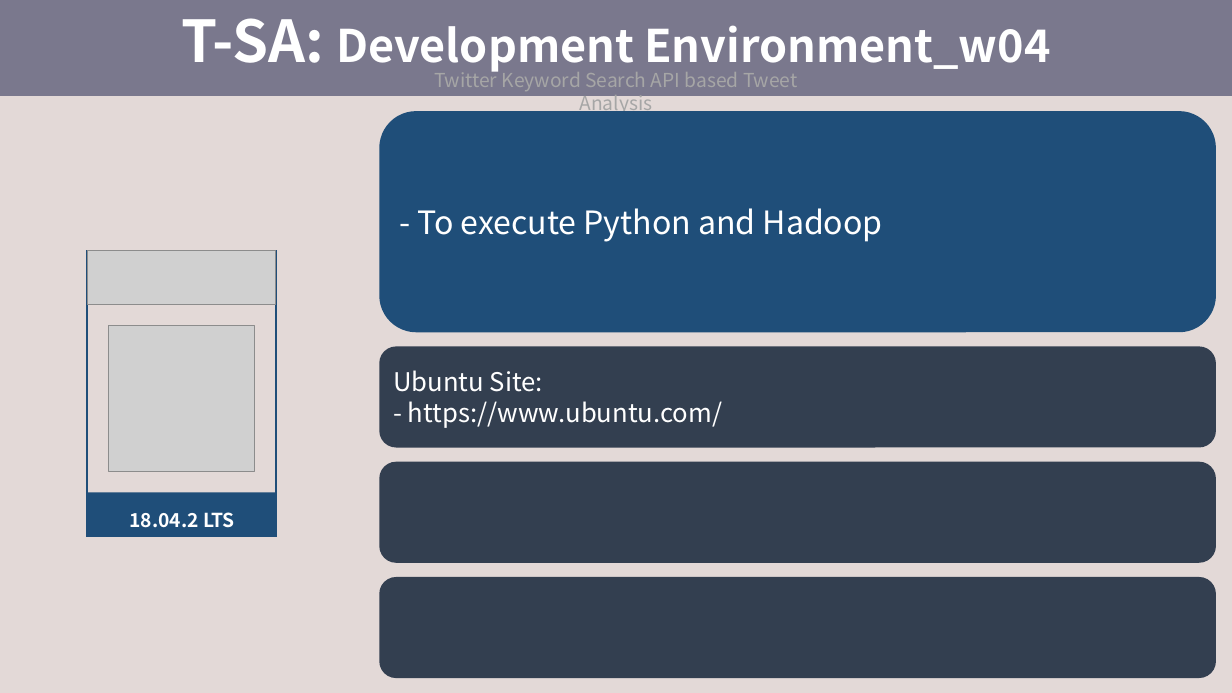
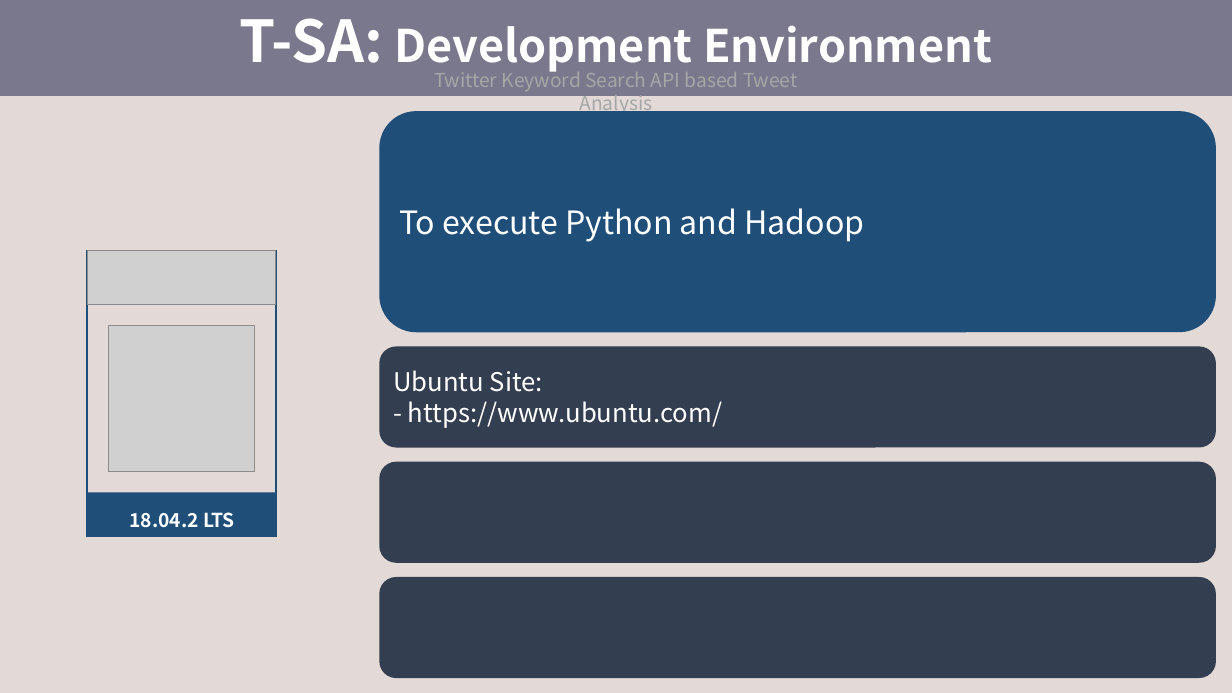
Before and after one commit to SeokJune/BigData_VI_T-SA, a slide deck: slide 6 of 00.Doc/제출용 문서/4조_브이아이.pptx (slide 9 before the commit). Drawn at 1232x693 pixels with LibreOffice and Linux fonts; fonts in the diff are those of the drawing; grey boxes stand for pictures. Boxes give left, top, right and bottom in pixels: in the first picture for what was removed or moved away, otherwise in the second. Text is boxed around its words. In the diff, an @@ line names an element or a change of style, - is before the commit and + after.

```diff
--- a/00.Doc/제출용 문서/4조_브이아이.pptx
+++ b/00.Doc/제출용 문서/4조_브이아이.pptx
@@ text in rectangle at [240, 18, 992, 73]: text changed @@
-T-SA: Development Environment_w04
+T-SA: Development Environment
@@ text in rounded rectangle at [399, 208, 865, 242]: text changed @@
-- To execute Python and Hadoop
+To execute Python and Hadoop
```
Also in this commit, not shown: 12 other slides changed, 24 slides added, 4 slides removed.
